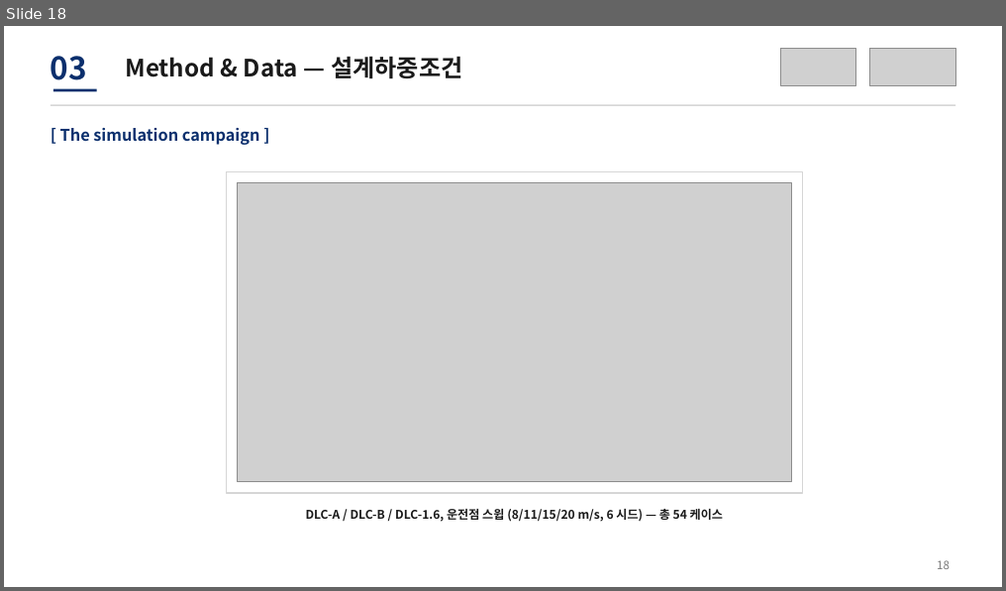
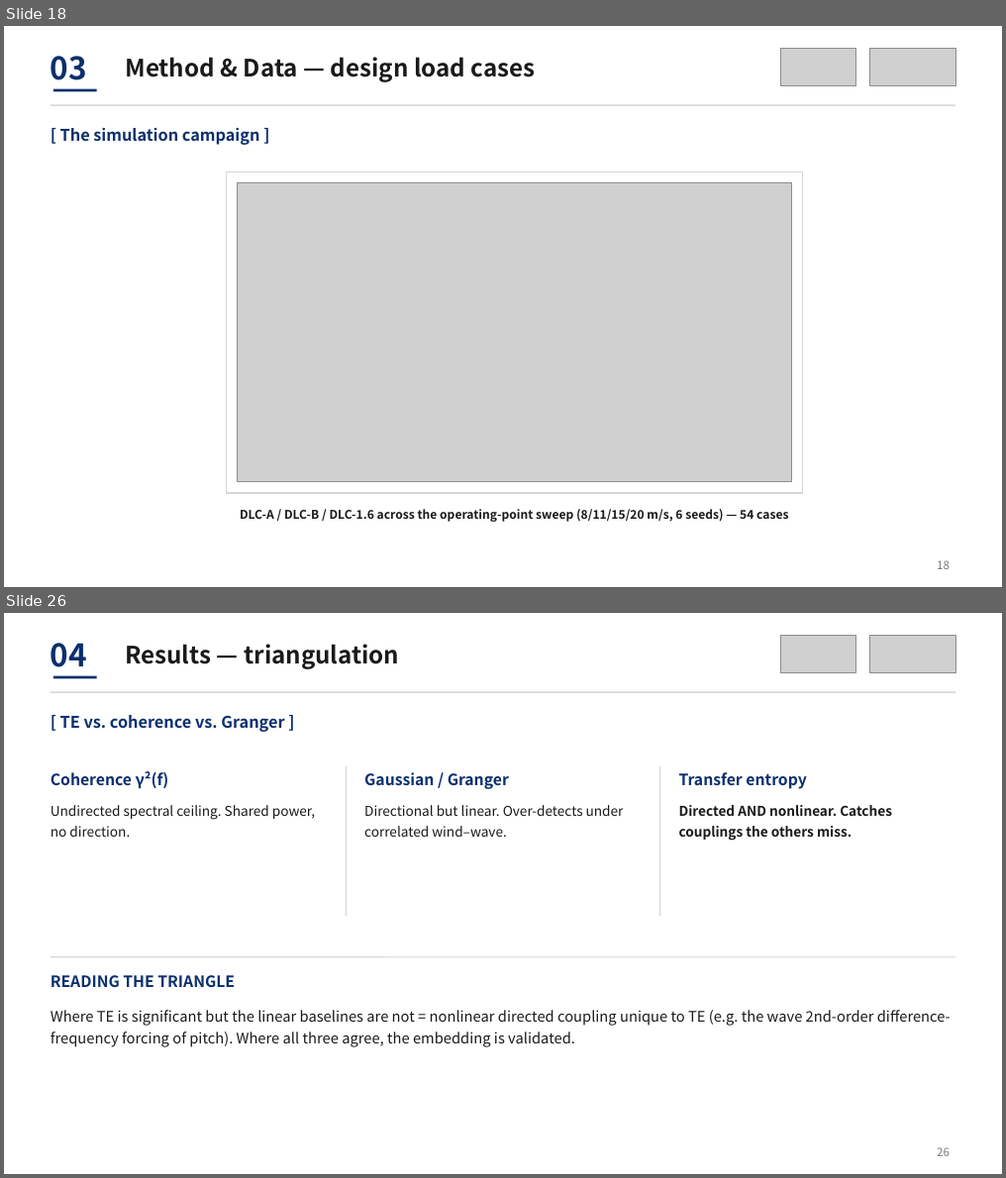
Before and after one commit to sinahdme/fowt-te-causal, a slide deck: reports/te-conference-talk-lab.pptx. Shown one above the other, each under a label of ours: slide 18 before the commit, slides 18 and 26 after it; the slides between them are not shown. The pictures are 1006x591 and 1006x1178 pixels, drawn with LibreOffice and Linux fonts; fonts in the diff are those of the drawing; grey boxes stand for pictures. Boxes give left, top, right and bottom in pixels: in the first picture for what was removed or moved away, otherwise in the second. Text is boxed around its words. In the diff, an @@ line names an element or a change of style, - is before the commit and + after.

```diff
--- a/reports/te-conference-talk-lab.pptx
+++ b/reports/te-conference-talk-lab.pptx
@@ slide 26 added at [4, 613, 1002, 1174], background #FFFFFF @@
@@ picture added at [781, 636, 856, 672] @@
@@ picture added at [869, 636, 955, 672] @@
@@ text added at [51, 643, 87, 667], 30 pt, text #0B2F6D, bold @@
+04
@@ text added at [125, 644, 399, 669], 23 pt, text #1A1A1A, bold @@
+Results — triangulation
@@ line added from (51, 692) to (955, 692), #D6D6D6 1.25 pt @@
@@ line added from (54, 677) to (97, 677), #0B2F6D 2.5 pt @@
@@ text added at [60, 715, 284, 732], 15.5 pt, text #0B2F6D, bold @@
+[ TE vs. coherence vs. Granger ]
@@ text added at [51, 771, 169, 789], 15 pt, text #0B2F6D, bold @@
+Coherence γ²(f)
@@ line added from (347, 766) to (347, 916), #D6D6D6 1 pt @@
@@ text added at [364, 772, 509, 789], 15 pt, text #0B2F6D, bold @@
+Gaussian / Granger
@@ line added from (660, 766) to (660, 916), #D6D6D6 1 pt @@
@@ text added at [679, 772, 806, 789], 15 pt, text #0B2F6D, bold @@
+Transfer entropy
@@ text added at [51, 805, 315, 837], 13 pt, text #1A1A1A @@
+Undirected spectral ceiling. Shared power, no direction.
@@ text added at [364, 805, 624, 837], 13 pt, text #1A1A1A @@
+Directional but linear. Over-detects under correlated wind–wave.
@@ text added at [679, 805, 892, 841], 13 pt, text #1A1A1A, bold @@
+Directed AND nonlinear. Catches couplings the others miss.
@@ line added from (51, 958) to (955, 958), #D6D6D6 1 pt @@
@@ text added at [51, 975, 235, 988], 15 pt, text #0B2F6D, bold @@
+READING THE TRIANGLE
@@ text added at [51, 1010, 950, 1048], 14 pt, text #1A1A1A @@
+Where TE is significant but the linear baselines are not = nonlinear directed coupling unique to TE (e.g. the wave 2nd-order difference-frequency forcing of pitch). Where all three agree, the embedding is validated.
@@ text added at [937, 1148, 949, 1157], 11 pt, text #7A7A7A @@
+26
@@ slide 18 changed as well @@
@@ text at [125, 57, 536, 82]: text changed @@
-Method & Data — 설계하중조건
+Method & Data — design load cases
@@ text at [240, 509, 788, 522]: text changed @@
-DLC-A / DLC-B / DLC-1.6, 운전점 스윕 (8/11/15/20 m/s, 6 시드) — 총 54 케이스
+DLC-A / DLC-B / DLC-1.6 across the operating-point sweep (8/11/15/20 m/s, 6 seeds) — 54 cases
```
Also in this commit, not shown: 18 other slides changed, 12 other slides added, 13 slides removed, 1 other file.
